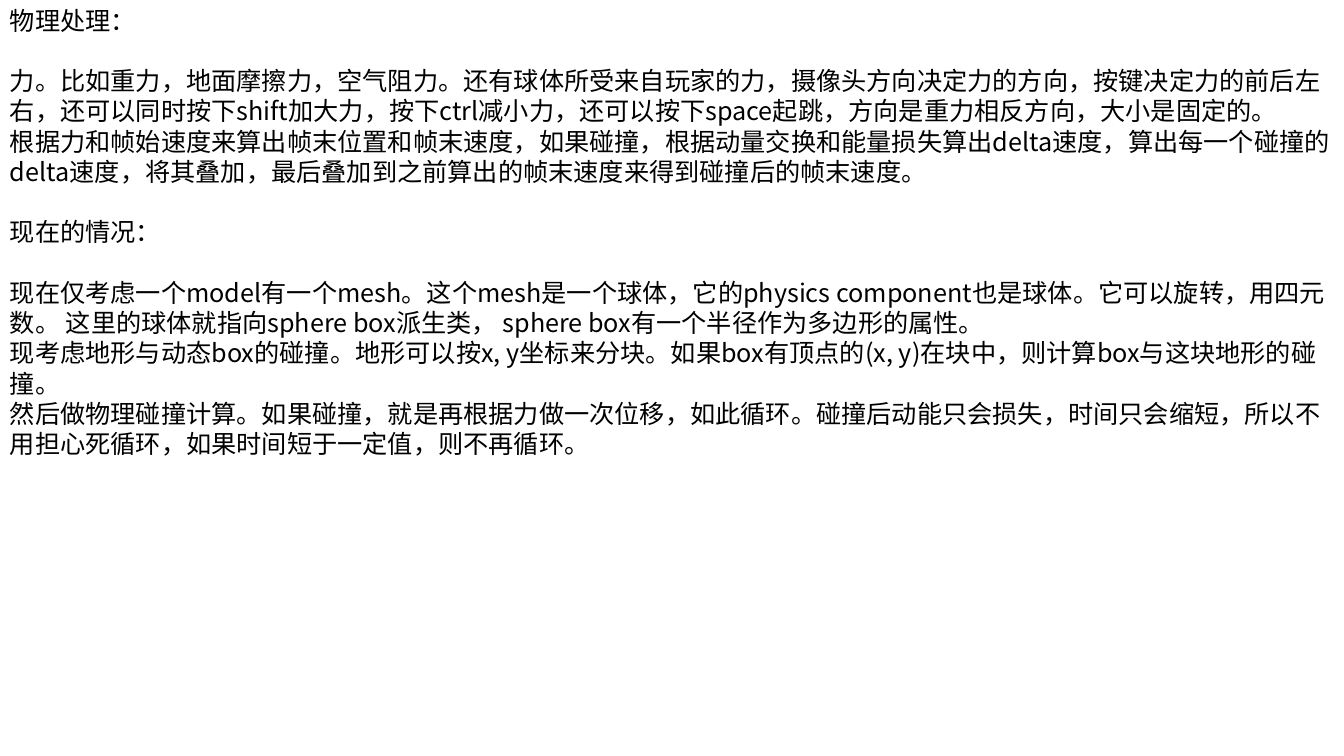
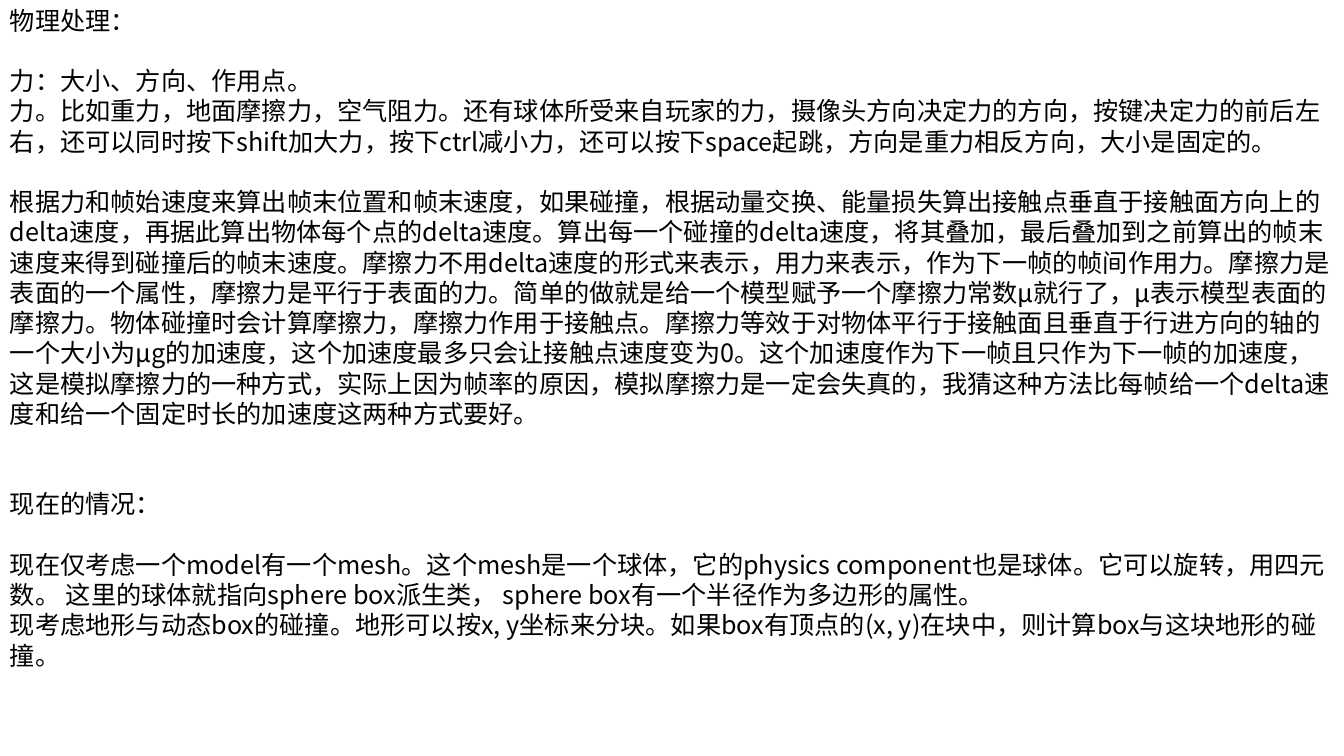
Before and after one commit to huangshansong/Hazel, a slide deck: slide 16 of 未来修改.pptx (slide 13 before the commit). Drawn at 1344x756 pixels with LibreOffice and Linux fonts; fonts in the diff are those of the drawing. Boxes give left, top, right and bottom in pixels: in the first picture for what was removed or moved away, otherwise in the second. Text is boxed around its words. In the diff, an @@ line names an element or a change of style, - is before the commit and + after.

```diff
--- a/未来修改.pptx
+++ b/未来修改.pptx
@@ text at <box>10,68,312,92</box>: paragraph added @@
+力：大小、方向、作用点。
@@ text at <box>10,189,1330,425</box>: text changed @@
-根据力和帧始速度来算出帧末位置和帧末速度，如果碰撞，根据动量交换和能量损失算出delta速度，算出每一个碰撞的delta速度，将其叠加，最后叠加到之前算出的帧末速度来得到碰撞后的帧末速度。
+根据力和帧始速度来算出帧末位置和帧末速度，如果碰撞，根据动量交换、能量损失算出接触点垂直于接触面方向上的delta速度，再据此算出物体每个点的delta速度。算出每一个碰撞的delta速度，将其叠加，最后叠加到之前算出的帧末速度来得到碰撞后的帧末速度。摩擦力不用delta速度的形式来表示，用力来表示，作为下一帧的帧间作用力。摩擦力是表面的一个属性，摩擦力是平行于表面的力。简单的做就是给一个模型赋予一个摩擦力常数μ就行了，μ表示模型表面的摩擦力。物体碰撞时会计算摩擦力，摩擦力作用于接触点。摩擦力等效于对物体平行于接触面且垂直于行进方向的轴的一个大小为μg的加速度，这个加速度最多只会让接触点速度变为0。这个加速度作为下一帧且只作为下一帧的加速度，这是模拟摩擦力的一种方式，实际上因为帧率的原因，模拟摩擦力是一定会失真的，我猜这种方法比每帧给一个delta速度和给一个固定时长的加速度这两种方式要好。
@@ text at <box>10,401,1320,456</box>: paragraph removed @@
-然后做物理碰撞计算。如果碰撞，就是再根据力做一次位移，如此循环。碰撞后动能只会损失，时间只会缩短，所以不用担心死循环，如果时间短于一定值，则不再循环。
```
Also in this commit, not shown: 3 other slides changed, 10 other files.
